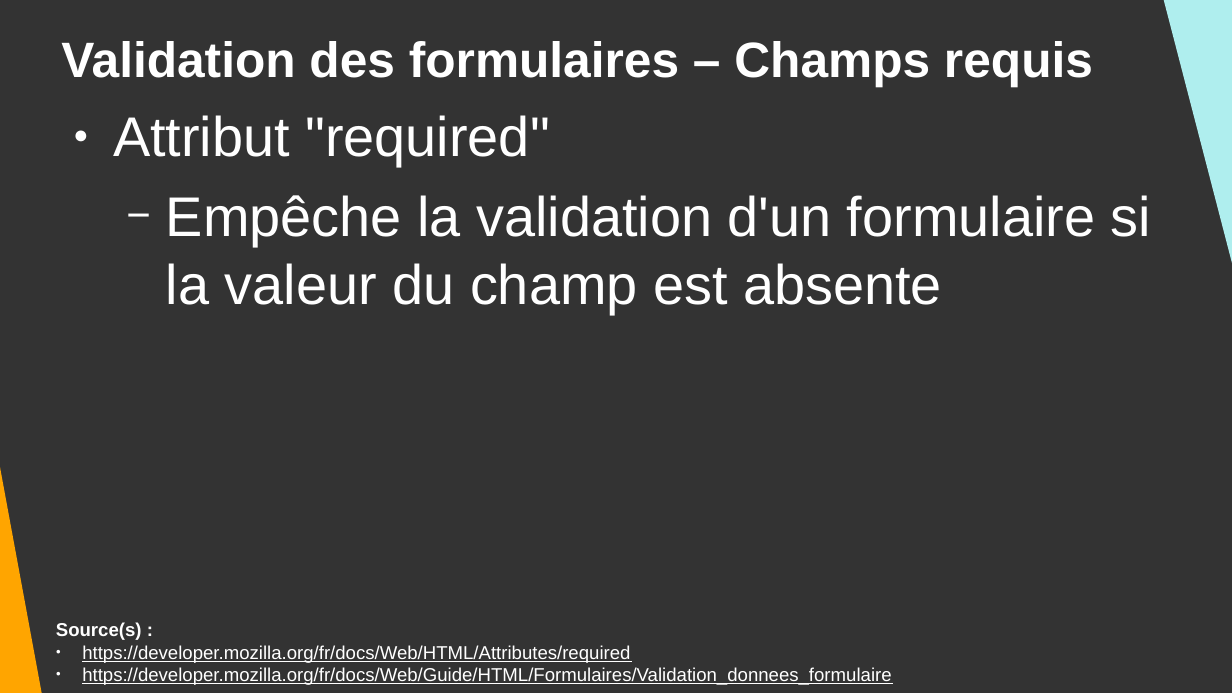
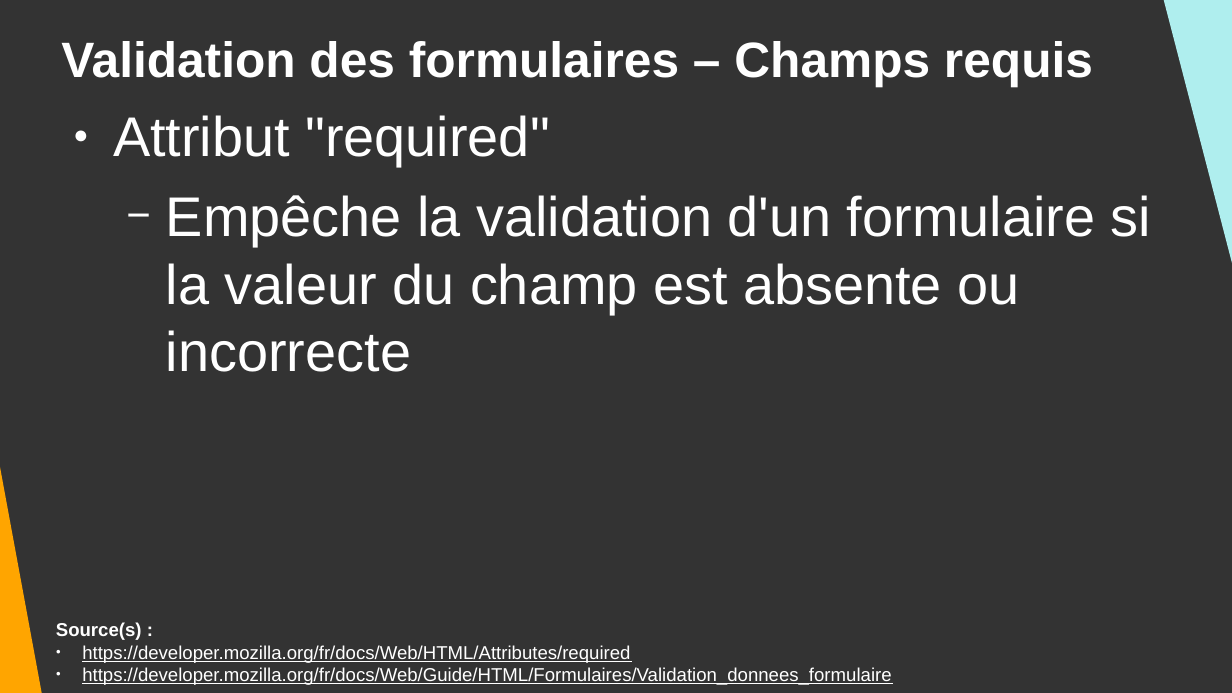
Before and after one commit to DanYellow/cours, a slide deck: slide 71 of integration-web-s1/travaux-pratiques/numero-2/presentation.odp (slide 69 before the commit). Drawn at 1232x693 pixels with LibreOffice and Linux fonts; fonts in the diff are those of the drawing. Boxes give left, top, right and bottom in pixels: in the first picture for what was removed or moved away, otherwise in the second. Text is boxed around its words. In the diff, an @@ line names an element or a change of style, - is before the commit and + after.

```diff
--- a/integration-web-s1/travaux-pratiques/numero-2/presentation.odp
+++ b/integration-web-s1/travaux-pratiques/numero-2/presentation.odp
@@ text at (x1=166, y1=195, x2=1151, y2=372): text changed @@
-  − Empêche la validation d'un formulaire si la valeur du champ est absente
+  − Empêche la validation d'un formulaire si la valeur du champ est absente ou incorrecte
```
Also in this commit, not shown: 7 other slides changed, 2 slides added, 1 other file.
